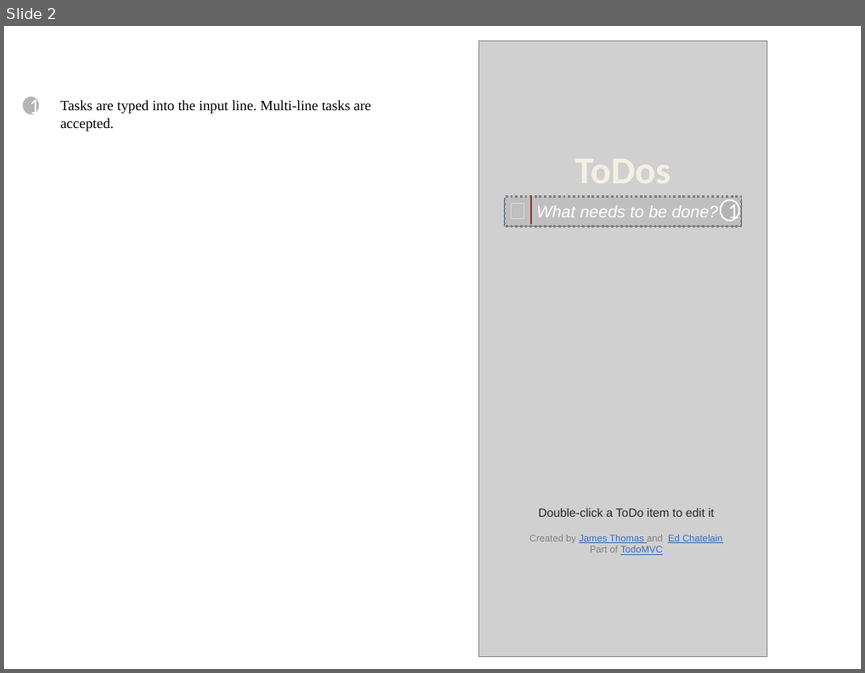
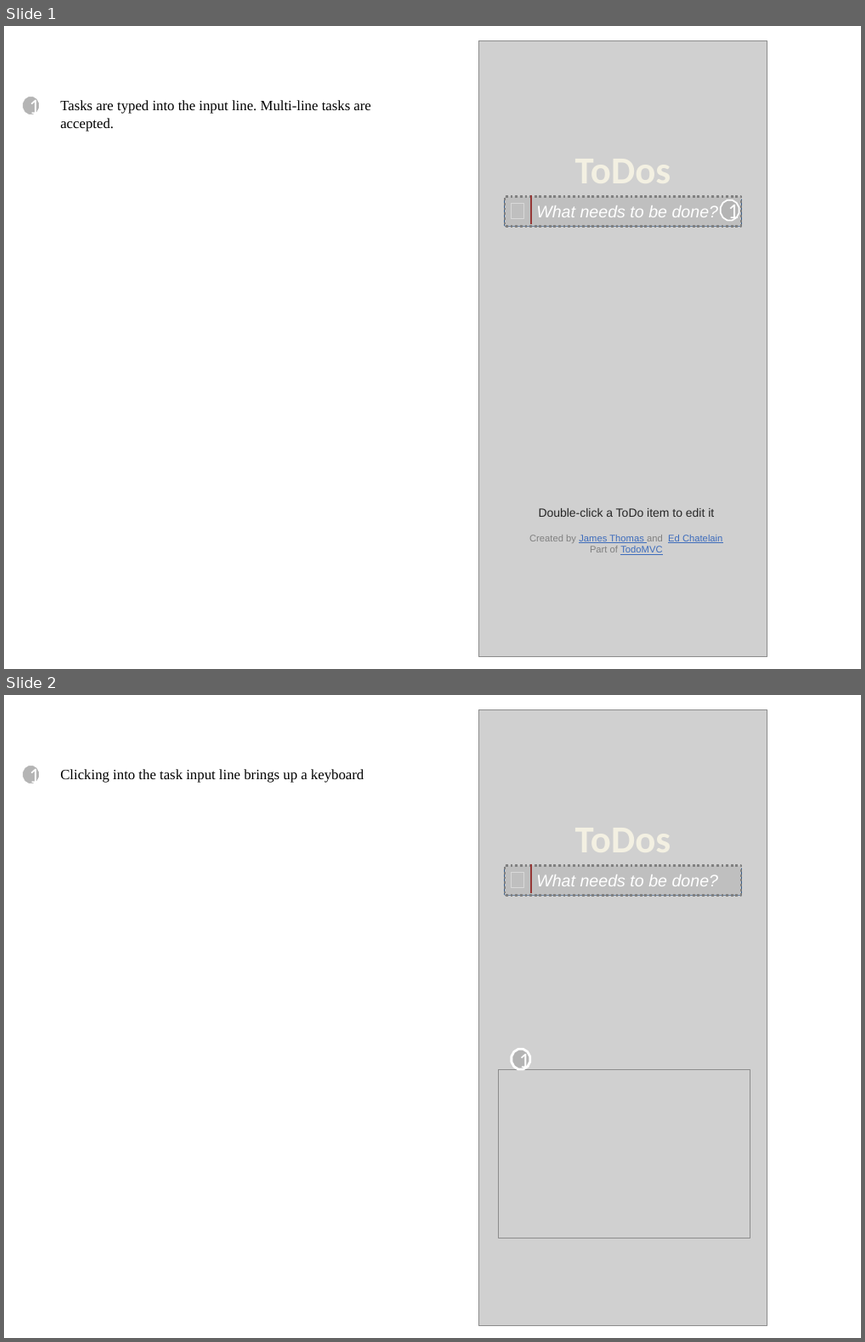
Before and after one commit to Krector/DocFiles, a slide deck: ToDoWireFrameDark.pptx. Shown one above the other, each under a label of ours: slide 2 before the commit, slides 1 and 2 after it. The pictures are 865x673 and 865x1342 pixels, drawn with LibreOffice and Linux fonts; fonts in the diff are those of the drawing; grey boxes stand for pictures. Boxes give left, top, right and bottom in pixels: in the first picture for what was removed or moved away, otherwise in the second. Text is boxed around its words. In the diff, an @@ line names an element or a change of style, - is before the commit and + after.

```diff
--- a/ToDoWireFrameDark.pptx
+++ b/ToDoWireFrameDark.pptx
@@ slide 2 added at [4,695,861,1338], background #FFFFFF @@
@@ dodecagon added at [22,765,41,784], fill #B4B4B4, outline #FFFFFF 2 pt, 18 pt, text #FFFFFF @@
+1
@@ text added at [60,769,364,783], 12 pt, text #000000 @@
+Clicking into the task input line brings up a keyboard
@@ group added at [478,709,767,1325]: 3 rectangles, 2 lines, 1 picture @@
+What needs to be done?
@@ dodecagon added at [511,1049,530,1068], fill #B4B4B4, outline #FFFFFF 2 pt, 18 pt, text #FFFFFF @@
+1
@@ picture added at [499,1069,750,1238] @@
@@ what was slide 2 is now slide 1 @@
```
Also in this commit, not shown: 10 other slides added, 1 slide removed, 3 other files.
